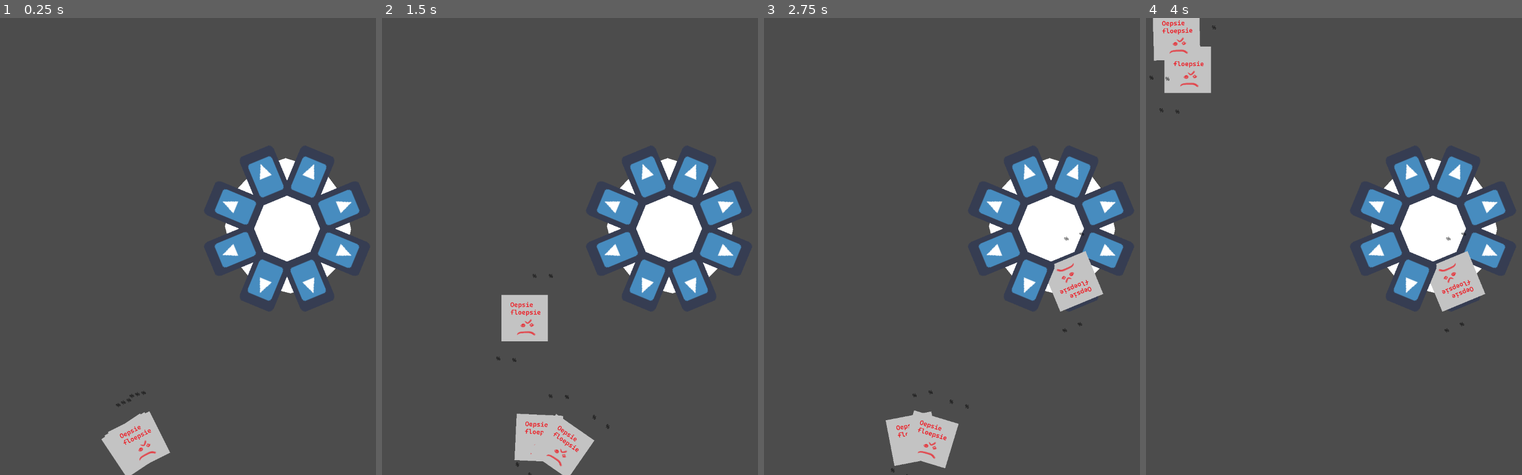
Above: before the commit, frames 1-4 (left to right).
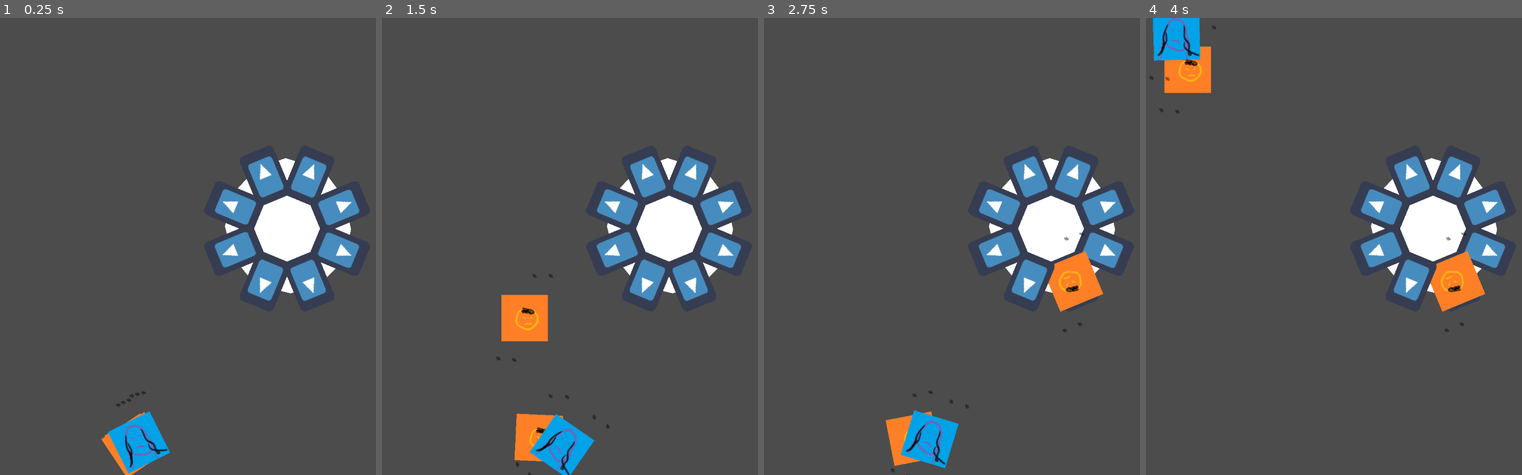
Above: after the commit, the same moments.

Repository: AbeVos/ggj-2022
Game: Godot game, scene res://Board.tscn
Two runs of this game, one before a commit and one after it. Both use one fixed random seed, a clock stepped at 60 frames per second and the inputs below. The engine's default icon, where the game draws it, is replaced by a stand-in: a white triangle on a blue panel in a dark square.
Inputs (mouse positions are in pixels of both pictures, inside the frame that each line leads up to):
- Up to frame 1 (0.25 s): no input
- Up to frame 2 (1.5 s): move the mouse to (697, 223) at 0.52 s; click (697, 223) at 0.67 s; tap Enter at 1.25 s; drag from (517, 447) to (720, 251) at 1.27 s
- Up to frame 3 (2.75 s): move the mouse to (1023, 145) at 2.02 s; click (1023, 145) at 2.17 s
- Up to frame 4 (4 s): tap Space at 2.75 s; drag from (1337, 337) to (1454, 283) at 2.77 s; move the mouse to (1499, 315) at 3.52 s; click (1499, 315) at 3.67 s

The runs differ from the first frame. In frame 1, 1.5% of the frame differs, in the area x 26-46%, y 86-100%; in frame 2, 3.3%; in frame 3, 3.0%; in frame 4, 3.4%, in the area x 1-91%, y 0-65%.

Commit message:
Add logic for drawing random cards from deck

Diff:
--- a/handcards/discard-pile.gd
+++ b/handcards/discard-pile.gd
@@ -6,6 +6,7 @@
 
 var tween
 
+var discarded_card_ids := []
 
 func _ready():
 	tween = Tween.new()
@@ -36,6 +37,8 @@
 	for follower in cards.get_children():
 		var card = follower.get_node("HandCard")
 
+		discarded_card_ids.push_back(card.get_child(1).id)
+
 		var position = card.global_position
 		var rotation = card.global_rotation_degrees
 
--- a/handcards/hand.gd
+++ b/handcards/hand.gd
@@ -1,24 +1,36 @@
 extends Control
+
 signal action_ended(turn, result)
 signal cards_drawn
 signal card_added
+signal cards_reshuffled
 
 var card_scene = preload("res://handcards/HandCard.tscn")
+
+var card_db = preload("res://data/cards.tres")
+var deck_db = preload("res://data/deck.tres")
+
+var deck := []
 
 export(int) var cards_in_hand = 3
 export(NodePath) var discard_pile
 
 var card_tween
 
-
 func _ready():
     card_tween = Tween.new()
     add_child(card_tween)
 
+    for card_id in deck_db.deck_data:
+        deck.push_front(card_id)
+
+    randomize()
+    deck.shuffle()
+
 
 func draw_hand():
     # Draw random cards.
-    for idx in range(cards_in_hand):
+    for _idx in range(cards_in_hand):
         var card = draw_card()
 
         var follower = PathFollow2D.new()
@@ -103,10 +115,25 @@
     var card = card_scene.instance()
     card.hand = self
 
-    # TODO: Assign a random resource.
+    #Assign a random resource.
+    if len(deck) < 3:
+        reshuffle_deck()
+
+    var id = deck.pop_back()
+    card.get_child(1).id = id
 
     return card
 
+func reshuffle_deck():
+    var pile = get_parent().get_child(2)
+    print(pile)
+
+    if len(pile.discarded_card_ids) > 1:
+        for id in pile.discarded_card_ids:
+            deck.push_back(id)
+
+        deck.shuffle()
+        emit_signal("cards_reshuffled")
 
 func _on_Root_next_action(turn, player):
     match turn:
